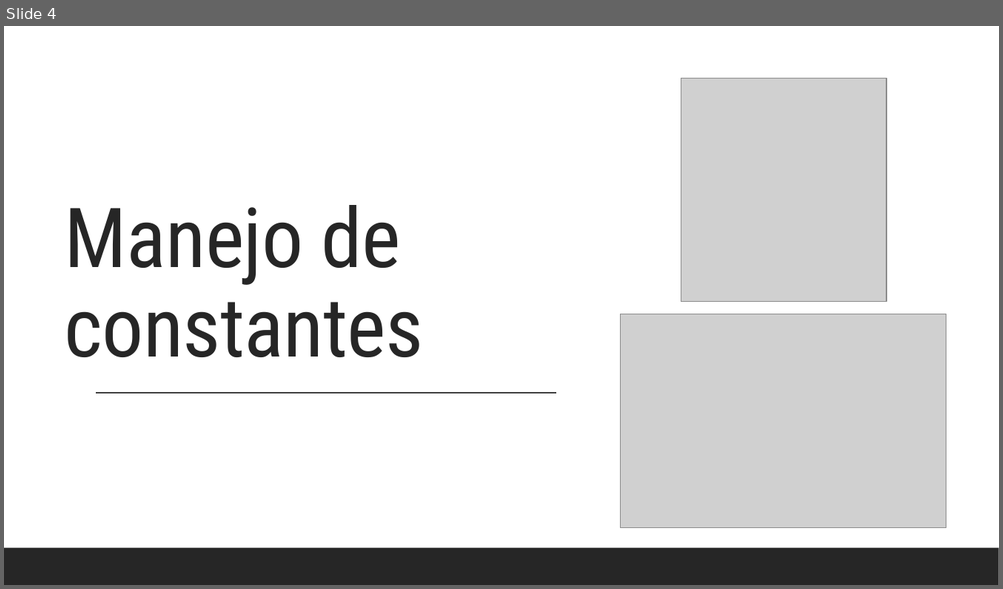
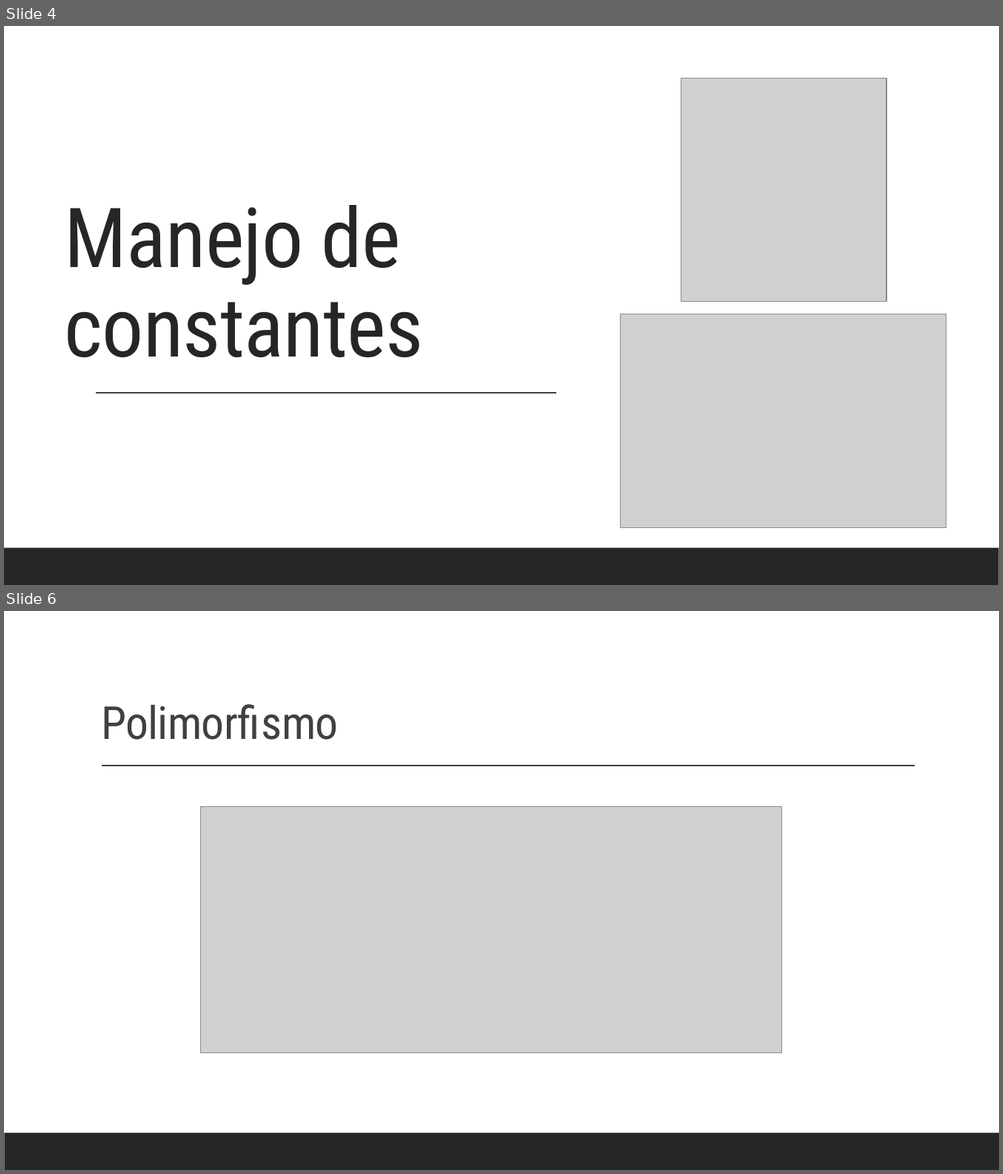
Before and after one commit to Devem002/KongCE, a slide deck: DonCey Kong.pptx. Shown one above the other, each under a label of ours: slide 4 before the commit, slides 4 and 6 after it; the slides between them are not shown. The pictures are 1003x589 and 1003x1174 pixels, drawn with LibreOffice and Linux fonts; fonts in the diff are those of the drawing; grey boxes stand for pictures. Boxes give left, top, right and bottom in pixels: in the first picture for what was removed or moved away, otherwise in the second. Text is boxed around its words. In the diff, an @@ line names an element or a change of style, - is before the commit and + after.

```diff
--- a/DonCey Kong.pptx
+++ b/DonCey Kong.pptx
@@ slide 6 added at <box>4,611,999,1170</box>, background #FFFFFF @@
@@ title added at <box>101,704,338,740</box>, 44 pt, text #404040 @@
+Polimorfismo
@@ line added from (102, 766) to (915, 766), #404040 1 pt @@
@@ picture added at <box>200,806,782,1053</box> @@
@@ rectangle added at <box>4,1133,999,1170</box>, fill #262626 @@
```
Also in this commit, not shown: 1 other slide added.
